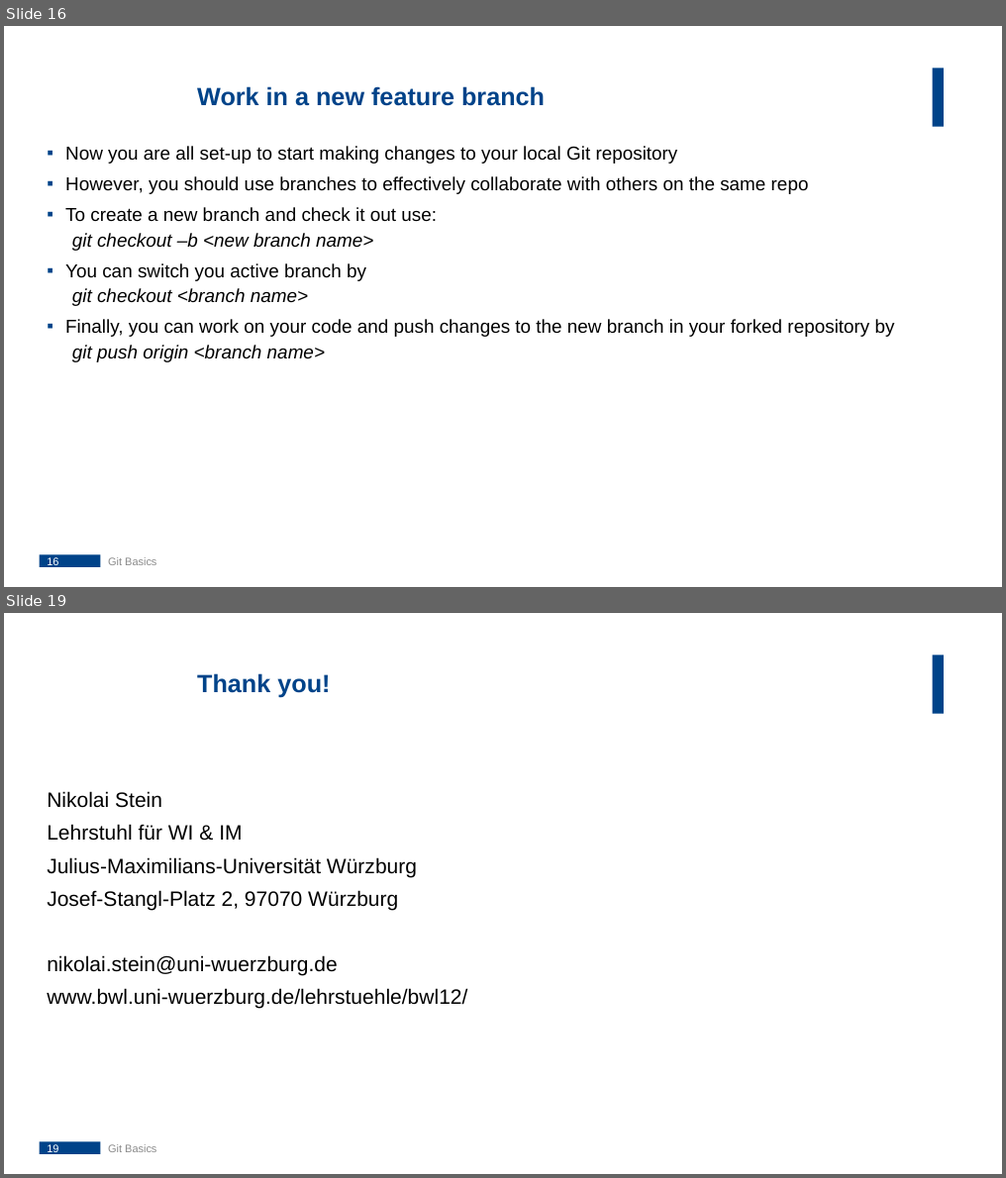
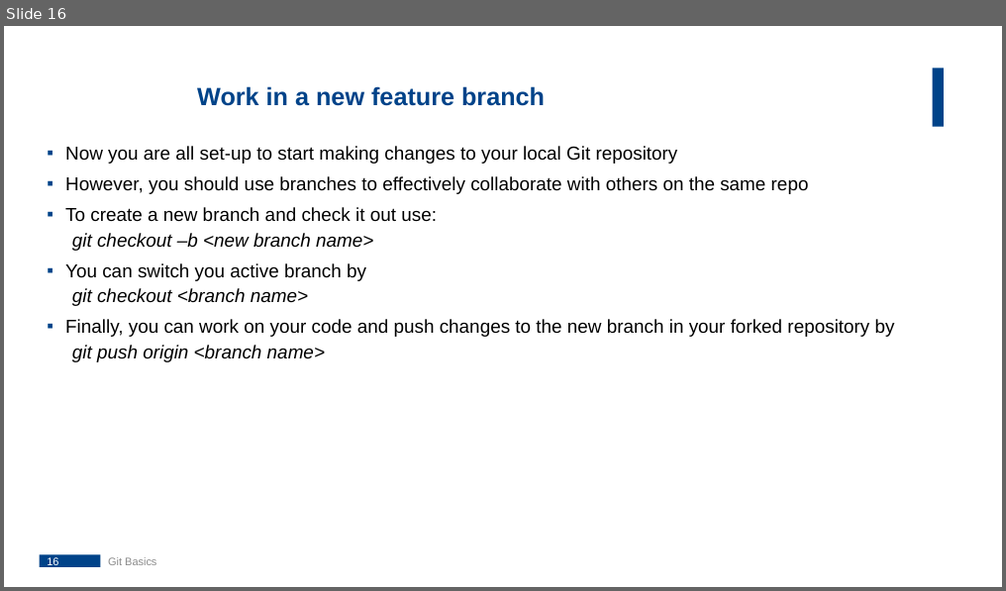
Before and after one commit to NikoStein/klausurtagung2020, a slide deck: 01_Version Control.pptx. Shown one above the other, each under a label of ours: slides 16 and 19 before the commit, slide 16 after it; the slides between them are not shown. The pictures are 1006x1178 and 1006x591 pixels, drawn with LibreOffice and Linux fonts; fonts in the diff are those of the drawing; background and template pictures are left out. Boxes give left, top, right and bottom in pixels: in the first picture for what was removed or moved away, otherwise in the second. Text is boxed around its words. In the diff, an @@ line names an element or a change of style, - is before the commit and + after.

```diff
--- a/01_Version Control.pptx
+++ b/01_Version Control.pptx
@@ slide 19 removed at (x1=4, y1=613, x2=1002, y2=1174), background #FFFFFF; not listed: 2 template elements that a slide beside it also shows @@
@@ title removed at (x1=197, y1=673, x2=330, y2=697) @@
-Thank you!
@@ text removed at (x1=47, y1=791, x2=467, y2=1009) @@
-Nikolai Stein
-Lehrstuhl für WI & IM
-Julius-Maximilians-Universität Würzburg
-Josef-Stangl-Platz 2, 97070 Würzburg
-nikolai.stein@uni-wuerzburg.de
-www.bwl.uni-wuerzburg.de/lehrstuehle/bwl12/
@@ page number removed at (x1=47, y1=1145, x2=58, y2=1153) @@
-19
@@ text removed at (x1=108, y1=1145, x2=156, y2=1153) @@
-Git Basics
```
Also in this commit, not shown: 2 slides changed.
